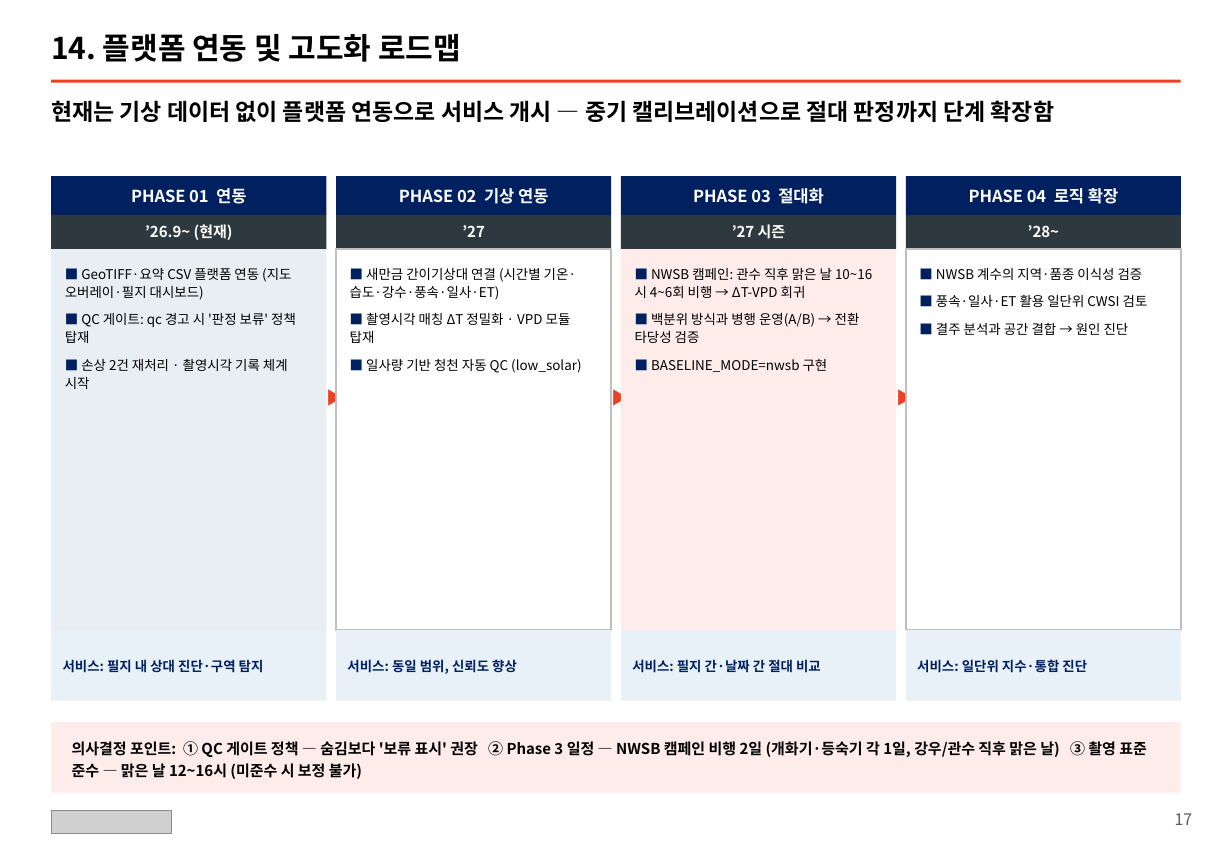
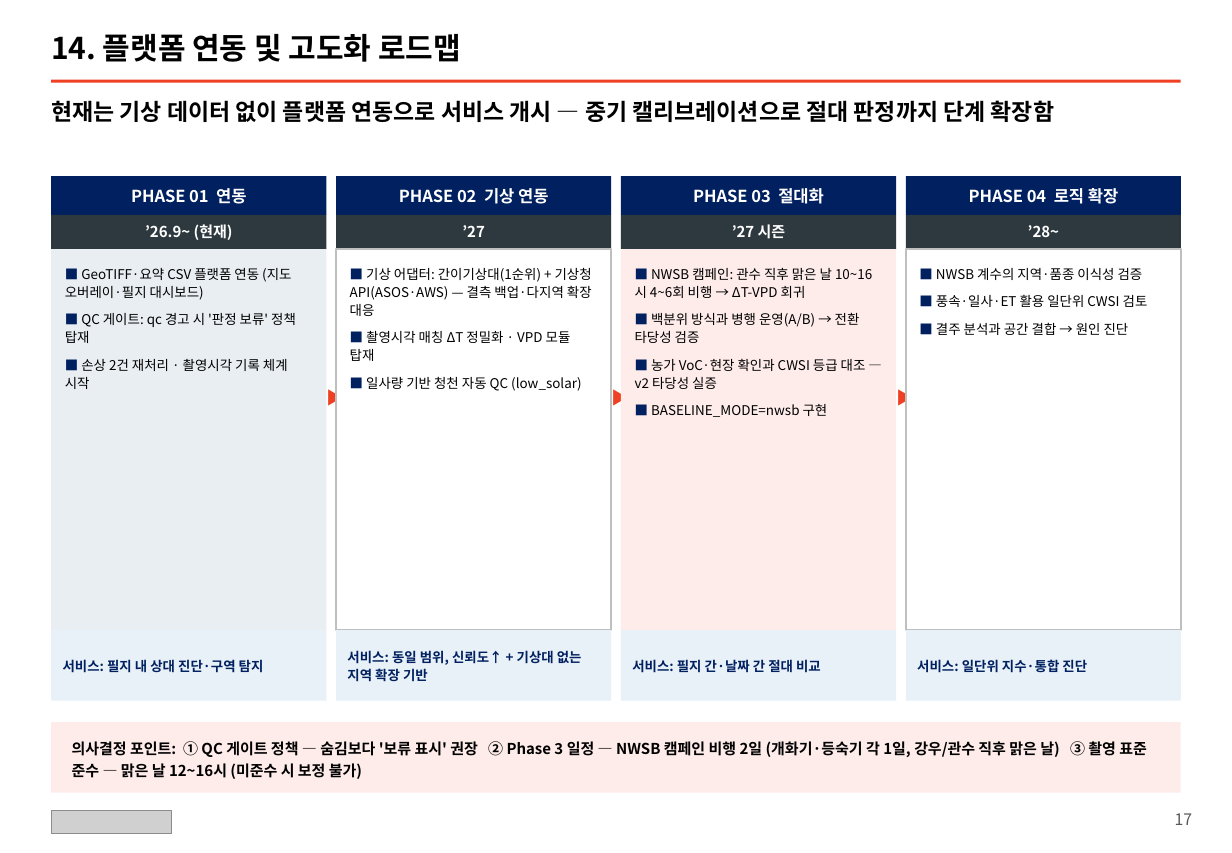
Before and after one commit to sirasony35/thermal-analysis, a slide deck: slide 18 of CWSI_v2_기술이관_대동양식.pptx (slide 17 before the commit). Drawn at 1232x853 pixels with LibreOffice and Linux fonts; fonts in the diff are those of the drawing; grey boxes stand for pictures. Boxes give left, top, right and bottom in pixels: in the first picture for what was removed or moved away, otherwise in the second. Text is boxed around its words. In the diff, an @@ line names an element or a change of style, - is before the commit and + after.

```diff
--- a/CWSI_v2_기술이관_대동양식.pptx
+++ b/CWSI_v2_기술이관_대동양식.pptx
@@ text at (x1=350, y1=268, x2=592, y2=316): text changed @@
-■ 새만금 간이기상대 연결 (시간별 기온·습도·강수·풍속·일사·ET)
+■ 기상 어댑터: 간이기상대(1순위) + 기상청 API(ASOS·AWS) — 결측 백업·다지역 확장 대응
@@ text at (x1=635, y1=359, x2=866, y2=389): paragraph added @@
+■ 농가 VoC·현장 확인과 CWSI 등급 대조 — v2 타당성 실증
@@ text at (x1=347, y1=650, x2=582, y2=682): text changed @@
-서비스: 동일 범위, 신뢰도 향상
+서비스: 동일 범위, 신뢰도↑ + 기상대 없는 지역 확장 기반
```
Also in this commit, not shown: 5 other slides changed, 1 slide added, 1 other file.
